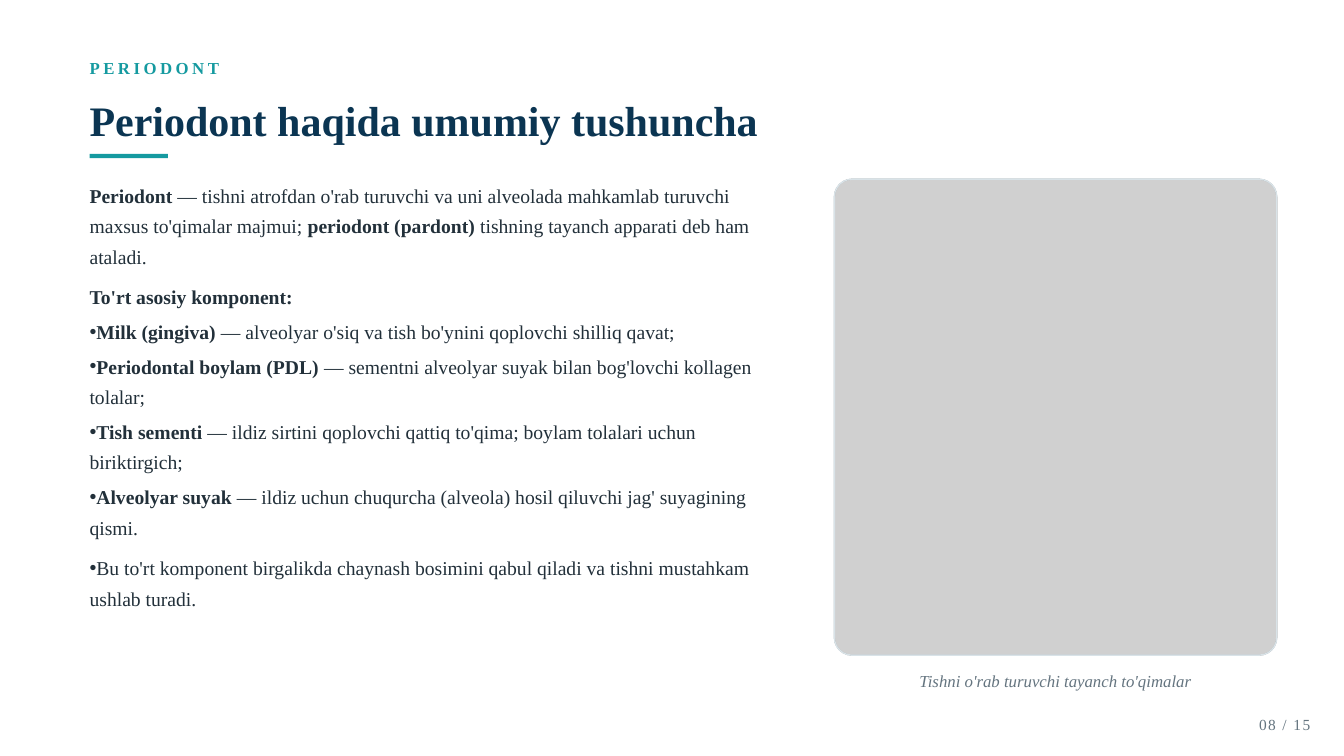
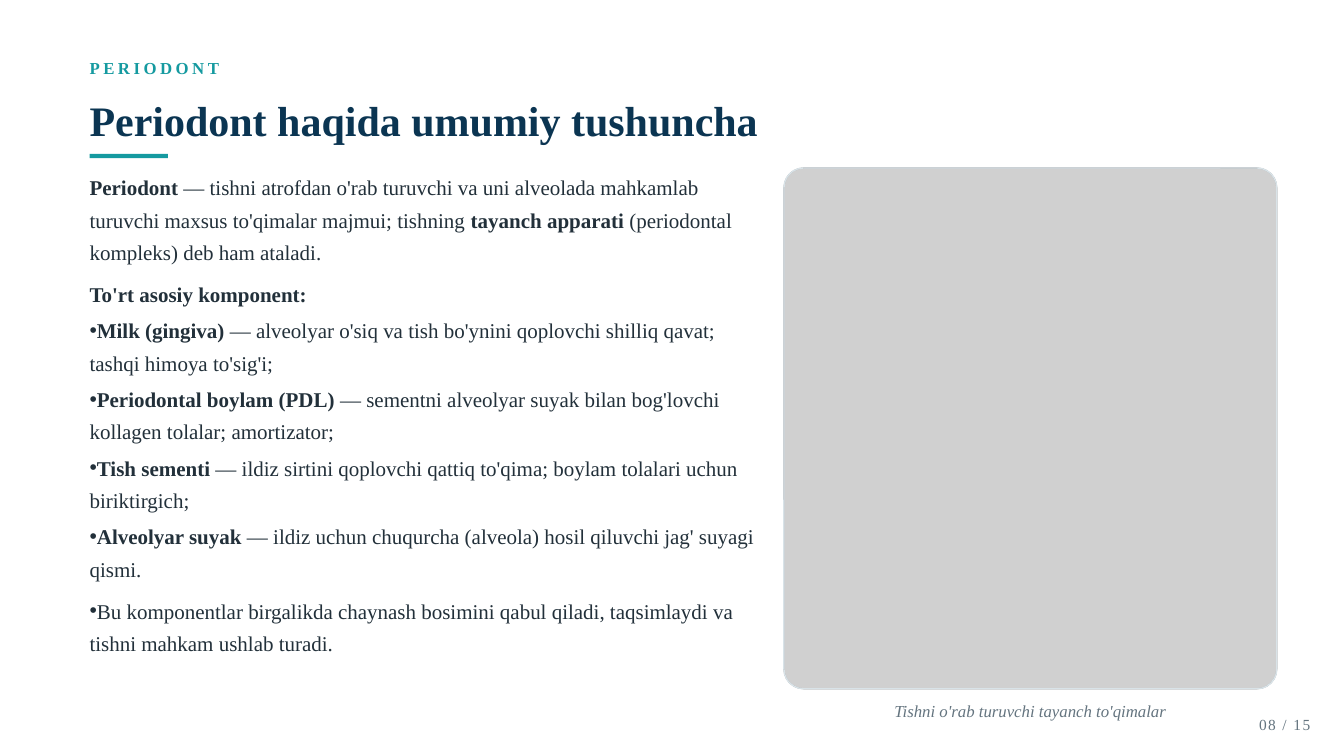
Before and after one commit to dasturland/taqdimot, a slide deck: slide 8 of Tish_tuzilishi.pptx. Drawn at 1344x756 pixels with LibreOffice and Linux fonts; fonts in the diff are those of the drawing; grey boxes stand for pictures. Boxes give left, top, right and bottom in pixels: in the first picture for what was removed or moved away, otherwise in the second. Text is boxed around its words. In the diff, an @@ line names an element or a change of style, - is before the commit and + after.

```diff
--- a/Tish_tuzilishi.pptx
+++ b/Tish_tuzilishi.pptx
@@ text "Periodont — tishni atrofdan o'rab ...": place and size @@
-text "Periodont — tishni atrofdan o'rab ..." at box(90, 189, 752, 607)
+text "Periodont — tishni atrofdan o'rab ..." at box(90, 180, 754, 652)
@@ picture: place and size @@
-picture at box(835, 179, 1277, 655)
+picture at box(784, 168, 1277, 690)
@@ rounded rectangle: place and size @@
-rounded rectangle at box(835, 179, 1277, 655)
+rounded rectangle at box(784, 168, 1277, 690)
@@ text at box(90, 180, 731, 265): text changed; size 14 to 15 pt @@
-Periodont — tishni atrofdan o'rab turuvchi va uni alveolada mahkamlab turuvchi maxsus to'qimalar majmui; periodont (pardont) tishning tayanch apparati deb ham ataladi.
+Periodont — tishni atrofdan o'rab turuvchi va uni alveolada mahkamlab turuvchi maxsus to'qimalar majmui; tishning tayanch apparati (periodontal kompleks) deb ham ataladi.
@@ text at box(90, 287, 737, 513): size 14 to 15 pt in "To'rt asosiy komponent:", "Tish sementi — ildiz sirtini qoplovchi qattiq ..."; line spacing 1.3 to 1.28 @@
@@ text at box(90, 323, 720, 444): text changed; size 14 to 15 pt @@
-• Milk (gingiva) — alveolyar o'siq va tish bo'ynini qoplovchi shilliq qavat;
-• Periodontal boylam (PDL) — sementni alveolyar suyak bilan bog'lovchi kollagen tolalar;
+• Milk (gingiva) — alveolyar o'siq va tish bo'ynini qoplovchi shilliq qavat; tashqi himoya to'sig'i;
+• Periodontal boylam (PDL) — sementni alveolyar suyak bilan bog'lovchi kollagen tolalar; amortizator;
@@ text at box(90, 529, 754, 652): text changed; size 14 to 15 pt @@
-• Alveolyar suyak — ildiz uchun chuqurcha (alveola) hosil qiluvchi jag' suyagining qismi.
-• Bu to'rt komponent birgalikda chaynash bosimini qabul qiladi va tishni mustahkam ushlab turadi.
+• Alveolyar suyak — ildiz uchun chuqurcha (alveola) hosil qiluvchi jag' suyagi qismi.
+• Bu komponentlar birgalikda chaynash bosimini qabul qiladi, taqsimlaydi va tishni mahkam ushlab turadi.
@@ text "Tishni o'rab turuvchi tayanch to'qimalar": place and size @@
-text "Tishni o'rab turuvchi tayanch to'qimalar" at box(919, 675, 1191, 691)
+text "Tishni o'rab turuvchi tayanch to'qimalar" at box(894, 705, 1166, 721)
```
Also in this commit, not shown: 11 other slides changed.
